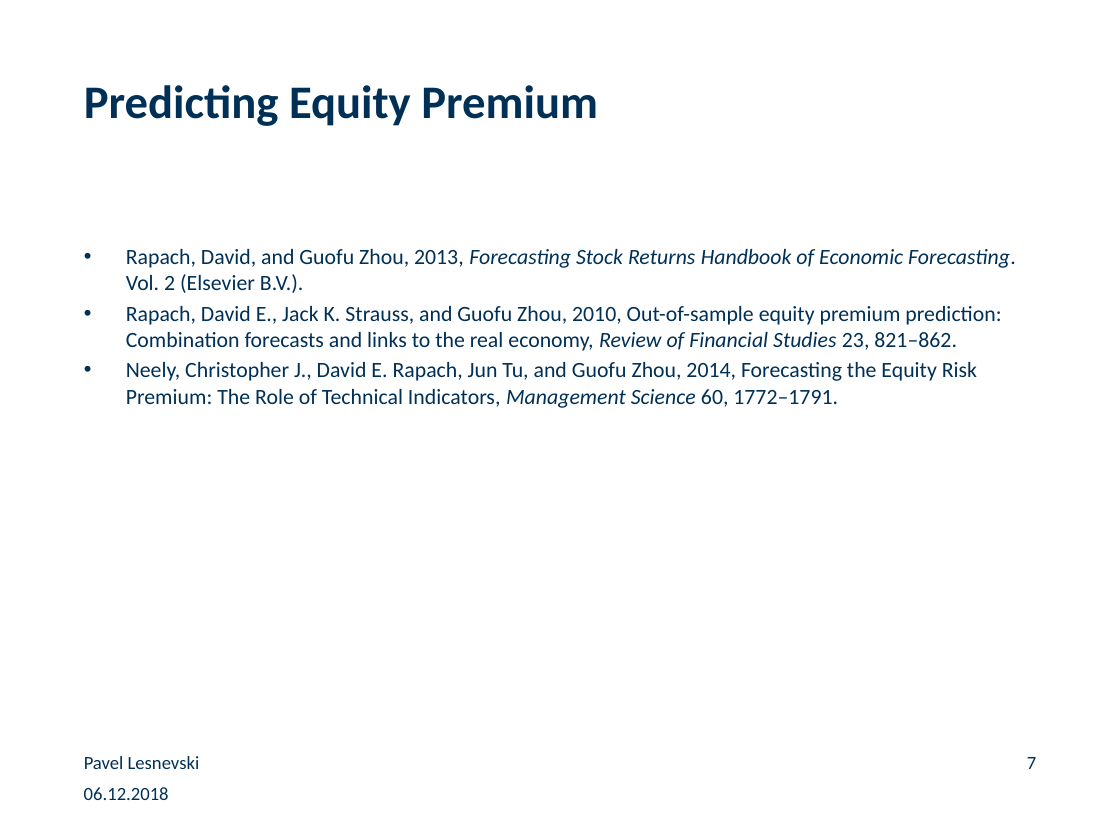
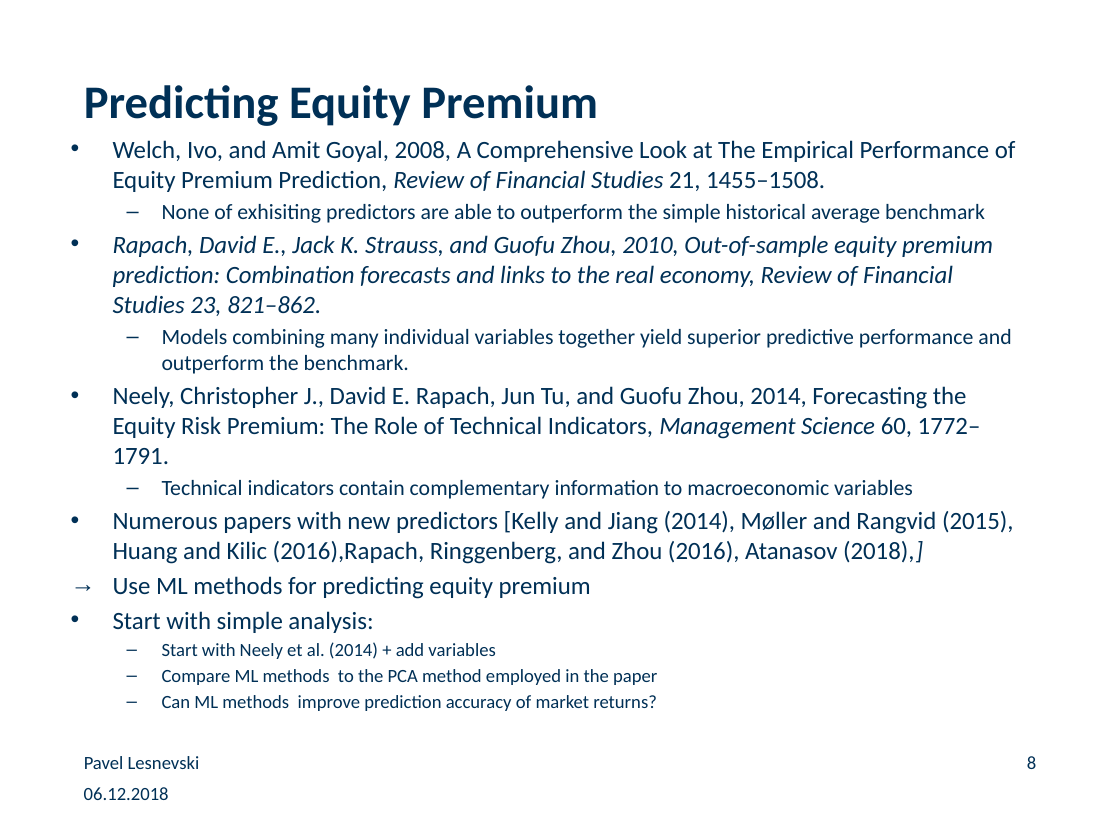
Before and after one commit to paveles/Machine_Learning_and_Equity_Index_Returns, a slide deck: slide 8 of _presentation/MachineLearning_StockMarketReturns.pptx (slide 7 before the commit). Drawn at 1120x840 pixels with LibreOffice and Linux fonts; fonts in the diff are those of the drawing; background and template pictures are left out. Boxes give left, top, right and bottom in pixels: in the first picture for what was removed or moved away, otherwise in the second. Text is boxed around its words. In the diff, an @@ line names an element or a change of style, - is before the commit and + after.

```diff
--- a/_presentation/MachineLearning_StockMarketReturns.pptx
+++ b/_presentation/MachineLearning_StockMarketReturns.pptx
@@ text "Welch, Ivo, and Amit Goyal, ..." moved from (x1=126, y1=249, x2=1016, y2=408) to (x1=113, y1=140, x2=1016, y2=711) @@
@@ text at (x1=113, y1=140, x2=1016, y2=192): text changed; size 14 to 16 pt @@
-• Rapach, David, and Guofu Zhou, 2013, Forecasting Stock Returns Handbook of Economic Forecasting. Vol. 2 (Elsevier B.V.).
+• Welch, Ivo, and Amit Goyal, 2008, A Comprehensive Look at The Empirical Performance of Equity Premium Prediction, Review of Financial Studies 21, 1455–1508.
+  – None of exhisiting predictors are able to outperform the simple historical average benchmark
@@ text at (x1=113, y1=235, x2=993, y2=464): size 14 to 16 pt in "Rapach, David E., Jack K. Strauss, and ...", "Neely, Christopher J., David E. Rapach, Jun ..."; italic on in "Rapach, David E., Jack K. Strauss, and ..." @@
@@ text at (x1=162, y1=329, x2=1011, y2=374): paragraph added @@
+  – Models combining many individual variables together yield superior predictive performance and outperform the benchmark.
@@ text at (x1=113, y1=480, x2=1013, y2=711): paragraphs added @@
+  – Technical indicators contain complementary information to macroeconomic variables
+• Numerous papers with new predictors [Kelly and Jiang (2014), Møller and Rangvid (2015), Huang and Kilic (2016),Rapach, Ringgenberg, and Zhou (2016), Atanasov (2018),]
+→ Use ML methods for predicting equity premium
+• Start with simple analysis:
+  – Start with Neely et al. (2014) + add variables
+  – Compare ML methods to the PCA method employed in the paper
+  – Can ML methods improve prediction accuracy of market returns?
@@ page number at (x1=1027, y1=756, x2=1036, y2=769): text changed @@
-7
+8
```
Also in this commit, not shown: 7 other slides changed, 12 slides added, 4 slides removed, 3 other files.
